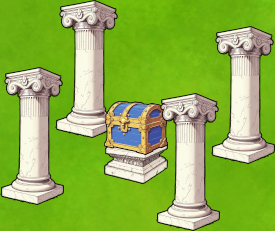
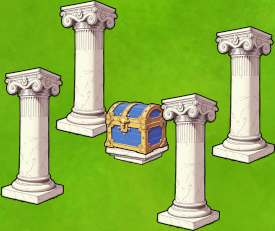
Layer changes from the first 275px x 231px image to the second:
renamed "Pasted Layer" to "Pasted Layer #1", painted on it over [104, 142, 169, 184]
